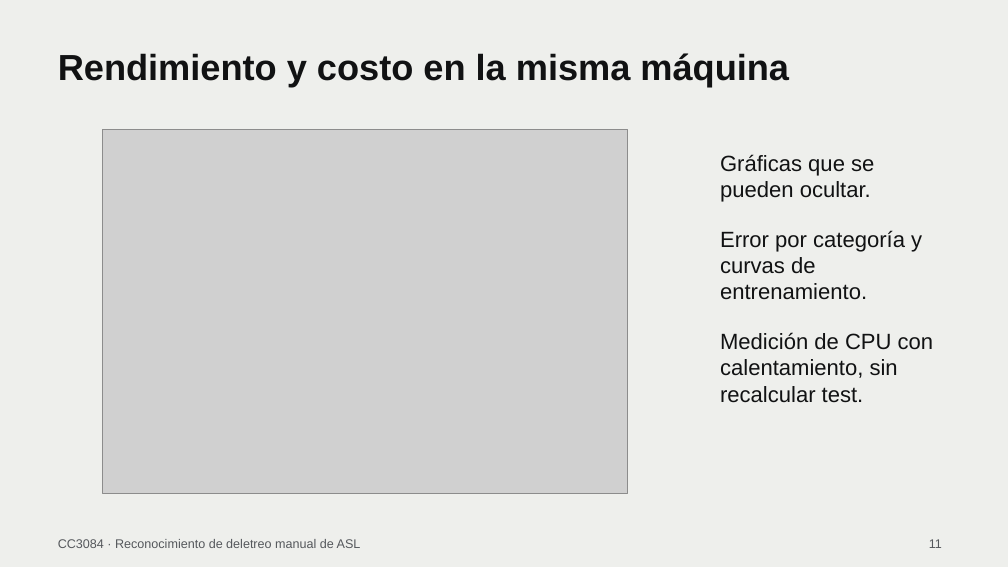
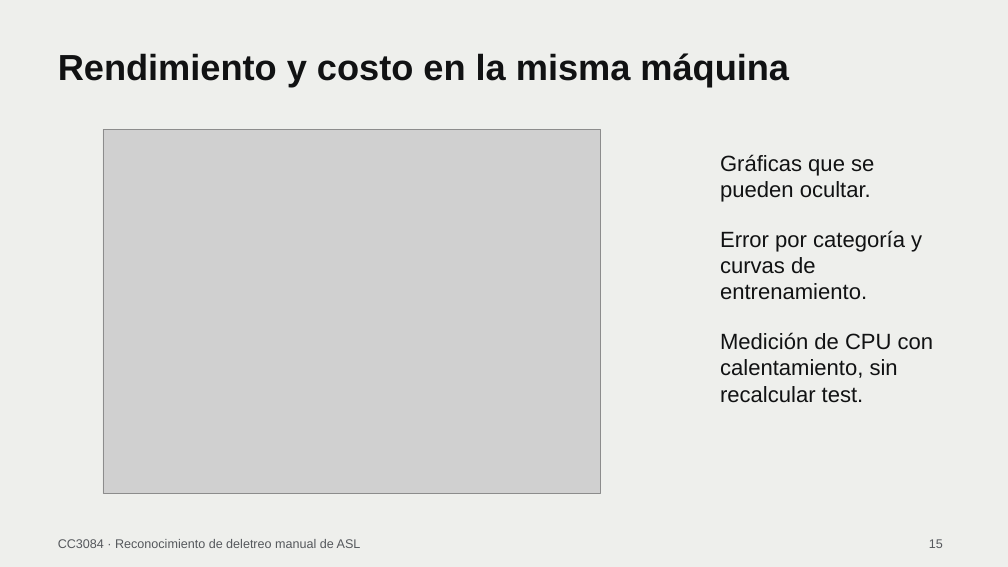
Before and after one commit to jcdiegolopez/DS-PR02, a slide deck: slide 15 of reports/presentacion/ASL_resultados.pptx (slide 11 before the commit). Drawn at 1008x567 pixels with LibreOffice and Linux fonts; fonts in the diff are those of the drawing; grey boxes stand for pictures. Boxes give left, top, right and bottom in pixels: in the first picture for what was removed or moved away, otherwise in the second. Text is boxed around its words. In the diff, an @@ line names an element or a change of style, - is before the commit and + after.

```diff
--- a/reports/presentacion/ASL_resultados.pptx
+++ b/reports/presentacion/ASL_resultados.pptx
@@ picture: place and size @@
-picture at box(103, 129, 628, 494)
+picture at box(103, 129, 600, 494)
@@ text at box(929, 539, 943, 548): text changed @@
-11
+15
```
Also in this commit, not shown: 10 other slides changed, 4 slides added, 1 other file.
